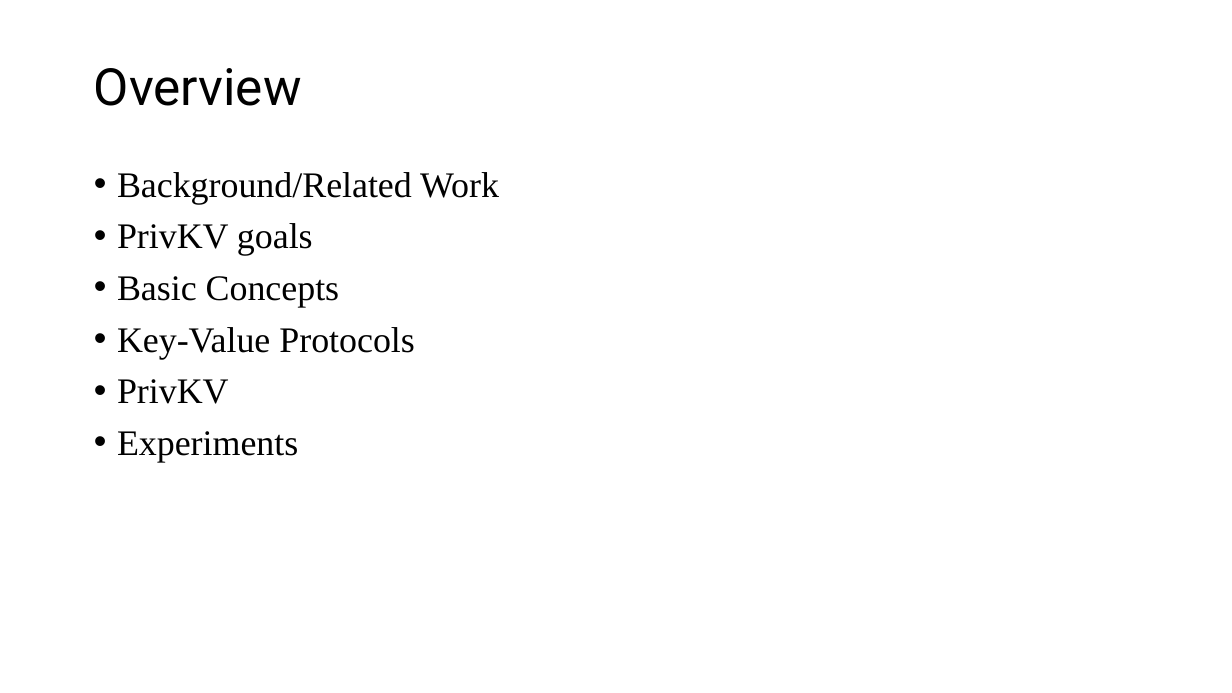
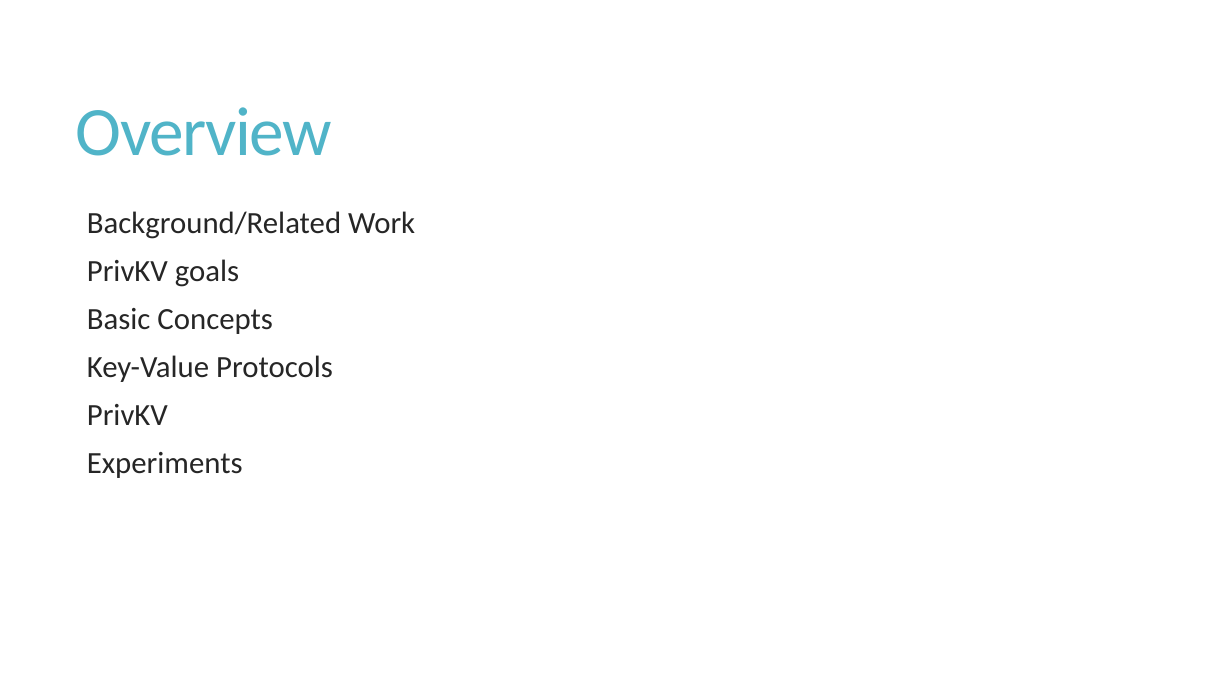
Before and after one commit to CodeFluent/Notes, a slide deck: slide 2 of CS-6222/Fall_2018/project/PrivKV Differential Privacy for Key Value Structured Data.pptx. Drawn at 1232x693 pixels with LibreOffice and Linux fonts; fonts in the diff are those of the drawing. Boxes give left, top, right and bottom in pixels: in the first picture for what was removed or moved away, otherwise in the second. Text is boxed around its words. In the diff, an @@ line names an element or a change of style, - is before the commit and + after.

```diff
--- a/CS-6222/Fall_2018/project/PrivKV Differential Privacy for Key Value Structured Data.pptx
+++ b/CS-6222/Fall_2018/project/PrivKV Differential Privacy for Key Value Structured Data.pptx
@@ title "Overview": place and size @@
-title "Overview" at bbox=[94, 68, 302, 106]
+title "Overview" at bbox=[76, 107, 332, 156]
@@ title "Overview" at bbox=[76, 107, 332, 156]: size 40 to 54 pt, font Roboto to Calibri, text colour #000000 to #50B4C8, letter spacing 0 to -1.2 pt; line spacing 0.9 to 0.85 @@
@@ text "Background/Related Work": place and size @@
-text "Background/Related Work" at bbox=[117, 172, 499, 462]
+text "Background/Related Work" at bbox=[87, 211, 415, 478]
@@ text "Background/Related Work" at bbox=[87, 211, 415, 478]: size 28 to 24 pt, font Times New Roman to Calibri, text colour #000000 to #262626; bullet • to  ; line spacing 0.9 to 0.85; more space between paragraphs @@
```
Also in this commit, not shown: 19 other slides changed, 2 other files.
